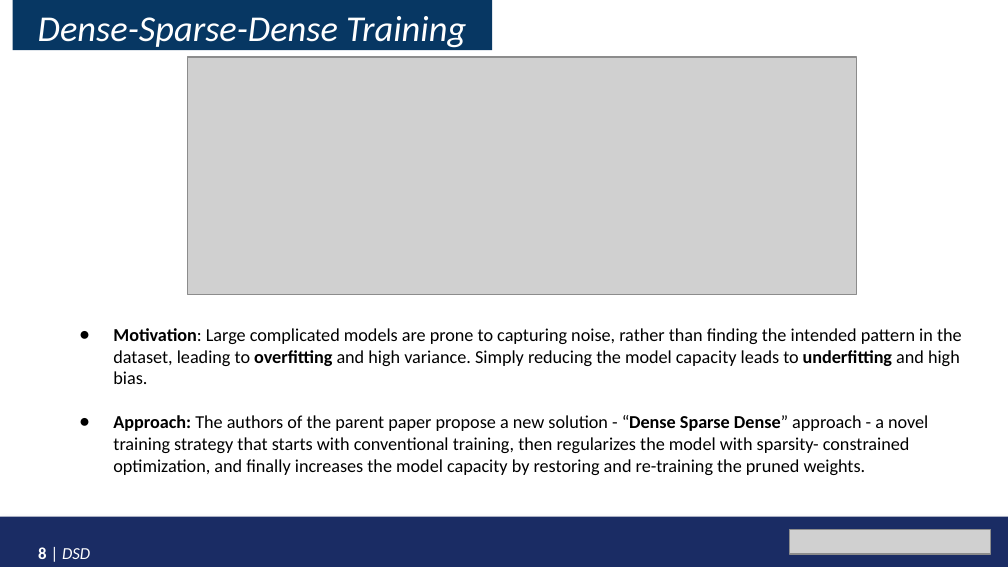
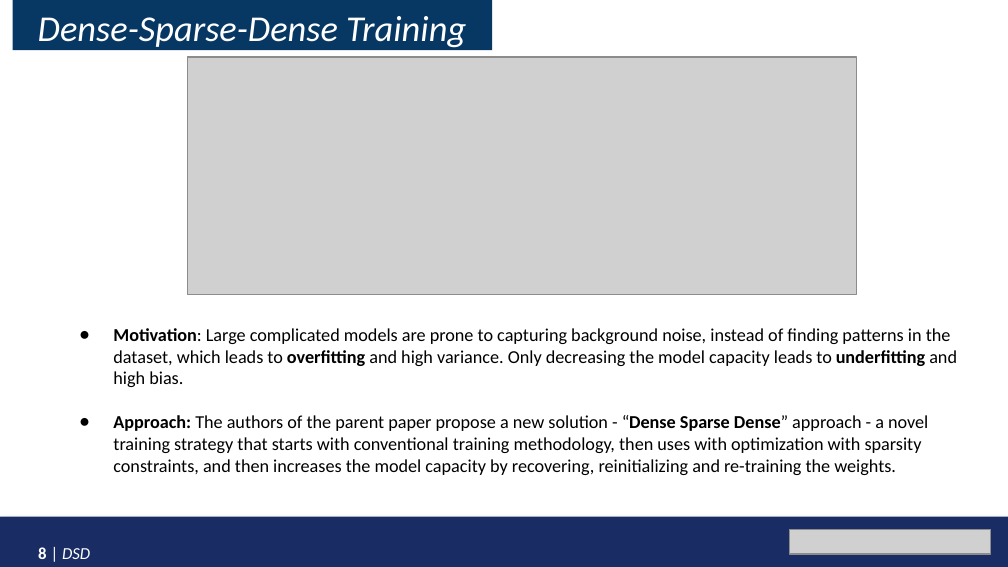
Before and after one commit to Apurva3509/SqueezeNet_HAD, a slide deck: slide 8 of EECS6699_ SqueezeNet.pptx. Drawn at 1008x567 pixels with LibreOffice and Linux fonts; fonts in the diff are those of the drawing; grey boxes stand for pictures. Boxes give left, top, right and bottom in pixels: in the first picture for what was removed or moved away, otherwise in the second. Text is boxed around its words. In the diff, an @@ line names an element or a change of style, - is before the commit and + after.

```diff
--- a/EECS6699_ SqueezeNet.pptx
+++ b/EECS6699_ SqueezeNet.pptx
@@ text at (113, 328, 957, 475): text changed @@
-● Motivation: Large complicated models are prone to capturing noise, rather than finding the intended pattern in the dataset, leading to overfitting and high variance. Simply reducing the model capacity leads to underfitting and high bias.
-● Approach: The authors of the parent paper propose a new solution - “Dense Sparse Dense” approach - a novel training strategy that starts with conventional training, then regularizes the model with sparsity- constrained optimization, and finally increases the model capacity by restoring and re-training the pruned weights.
+● Motivation: Large complicated models are prone to capturing background noise, instead of finding patterns in the dataset, which leads to overfitting and high variance. Only decreasing the model capacity leads to underfitting and high bias.
+● Approach: The authors of the parent paper propose a new solution - “Dense Sparse Dense” approach - a novel training strategy that starts with conventional training methodology, then uses with optimization with sparsity constraints, and then increases the model capacity by recovering, reinitializing and re-training the weights.
```
Also in this commit, not shown: 6 other slides changed, 3 other files.
